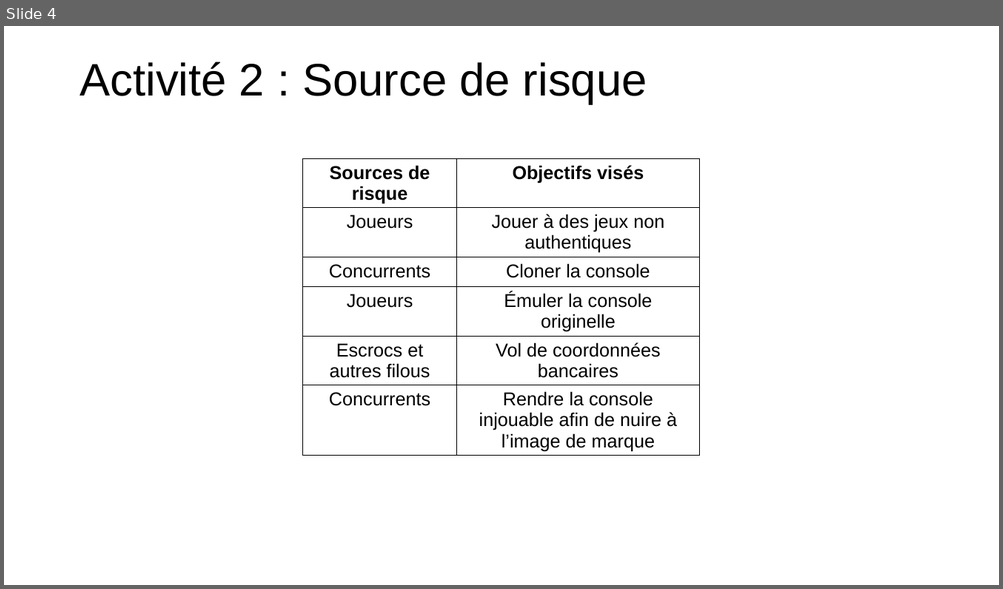
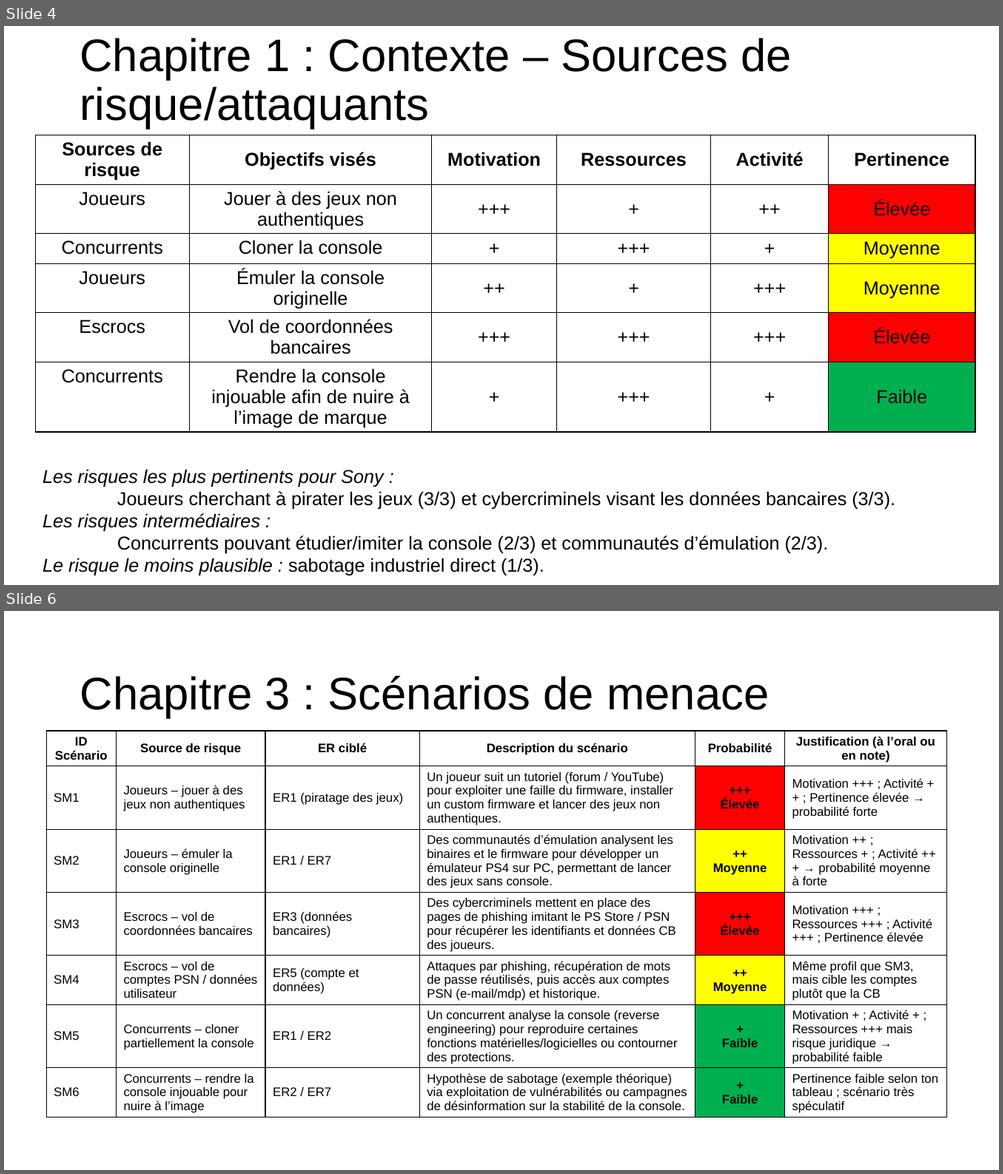
Before and after one commit to theox33/Securite_SE, a slide deck: Exercice PS4/Atelier 1/Diaporama.pptx. Shown one above the other, each under a label of ours: slide 4 before the commit, slides 4 and 6 after it; the slides between them are not shown. The pictures are 1003x589 and 1003x1174 pixels, drawn with LibreOffice and Linux fonts; fonts in the diff are those of the drawing. Boxes give left, top, right and bottom in pixels: in the first picture for what was removed or moved away, otherwise in the second. Text is boxed around its words. In the diff, an @@ line names an element or a change of style, - is before the commit and + after.

```diff
--- a/Exercice PS4/Atelier 1/Diaporama.pptx
+++ b/Exercice PS4/Atelier 1/Diaporama.pptx
@@ slide 6 added at (4, 611, 999, 1170), background #FFFFFF @@
@@ title added at (80, 675, 768, 718), 44 pt, text #000000 @@
+Chapitre 3 : Scénarios de menace
@@ table added at (46, 731, 948, 1157), 7 rows, 6 columns @@
+ID Scénario | Source de risque | ER ciblé | Description du scénario | Probabilité | Justification (à l’oral ou en note)
+SM1 | Joueurs – jouer à des jeux non authentiques | ER1 (piratage des jeux) | Un joueur suit un tutoriel (forum / YouTube) pour exploiter une faille du firmware, installer un custom firmware et lancer des jeux non authentiques. | +++ / Élevée | Motivation +++ ; Activité ++ ; Pertinence élevée → probabilité forte
+SM2 | Joueurs – émuler la console originelle | ER1 / ER7 | Des communautés d’émulation analysent les binaires et le firmware pour développer un émulateur PS4 sur PC, permettant de lancer des jeux sans console. | ++ / Moyenne | Motivation ++ ; Ressources + ; Activité +++ → probabilité moyenne à forte
+SM3 | Escrocs – vol de coordonnées bancaires | ER3 (données bancaires) | Des cybercriminels mettent en place des pages de phishing imitant le PS Store / PSN pour récupérer les identifiants et données CB des joueurs. | +++ / Élevée | Motivation +++ ; Ressources +++ ; Activité +++ ; Pertinence élevée
+SM4 | Escrocs – vol de comptes PSN / données utilisateur | ER5 (compte et données) | Attaques par phishing, récupération de mots de passe réutilisés, puis accès aux comptes PSN (e-mail/mdp) et historique. | ++ / Moyenne | Même profil que SM3, mais cible les comptes plutôt que la CB
+SM5 | Concurrents – cloner partiellement la console | ER1 / ER2 | Un concurrent analyse la console (reverse engineering) pour reproduire certaines fonctions matérielles/logicielles ou contourner des protections. | + / Faible | Motivation + ; Activité + ; Ressources +++ mais risque juridique → probabilité faible
+SM6 | Concurrents – rendre la console injouable pour nuire à l’image | ER2 / ER7 | Hypothèse de sabotage (exemple théorique) via exploitation de vulnérabilités ou campagnes de désinformation sur la stabilité de la console. | + / Faible | Pertinence faible selon ton tableau ; scénario très spéculatif
@@ slide 4 changed as well @@
@@ title at (79, 38, 791, 129): text changed @@
-Activité 2 : Source de risque
+Chapitre 1 : Contexte – Sources de risque/attaquants
@@ table at (35, 136, 976, 450) @@
-column 1, row 5: Escrocs et autres filous
+column 1, row 5: Escrocs
+column 3: Motivation | +++ | + | ++ | +++ | +
+column 4: Ressources | + | +++ | + | +++ | +++
+column 5: Activité | ++ | + | +++ | +++ | +
+column 6: Pertinence | Élevée | Moyenne | Moyenne | Élevée | Faible
@@ table: place and size @@
-table at (302, 158, 700, 473)
+table at (35, 136, 976, 450)
@@ text added at (42, 469, 895, 577), 18 pt, text #000000 @@
+Les risques les plus pertinents pour Sony :
+Joueurs cherchant à pirater les jeux (3/3) et cybercriminels visant les données bancaires (3/3).
+Les risques intermédiaires :
+Concurrents pouvant étudier/imiter la console (2/3) et communautés d’émulation (2/3).
+Le risque le moins plausible : sabotage industriel direct (1/3).
```
Also in this commit, not shown: 2 other slides changed, 6 other slides added, 2 slides removed, 1 other file.
